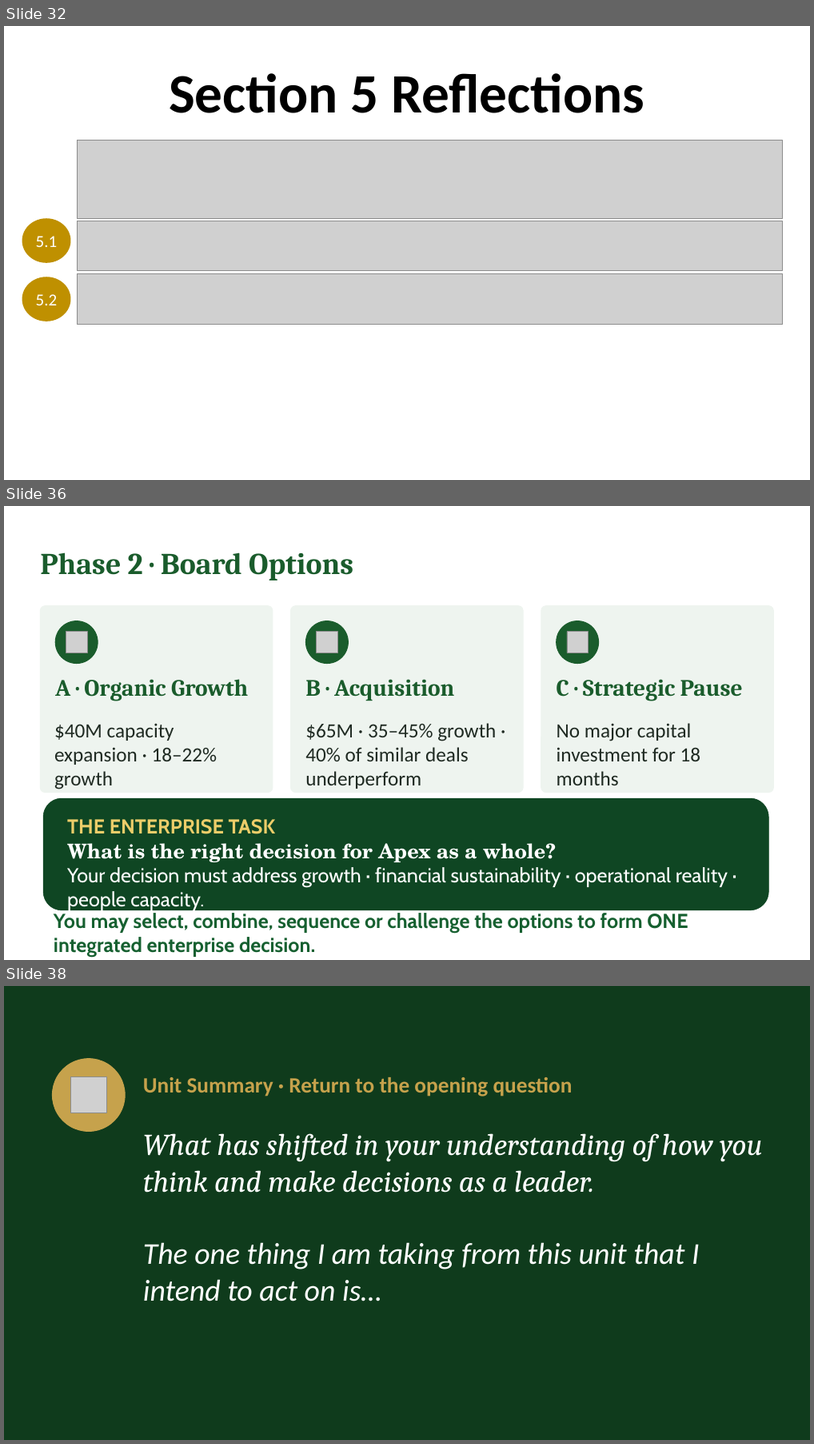
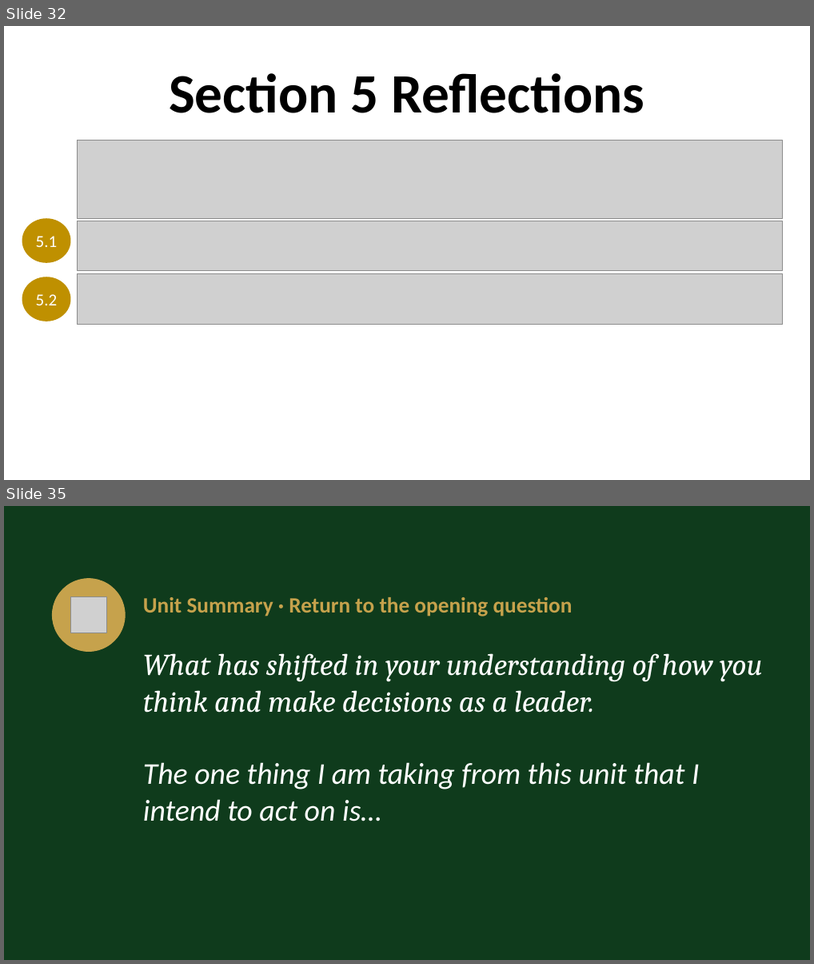
Before and after one commit to IBSL26/ibsl-platform, a slide deck: Unit decks/Unit 01 - Behavioural Strategy Fundamentals.pptx. Shown one above the other, each under a label of ours: slides 32, 36 and 38 before the commit, slides 32 and 35 after it; the slides between them are not shown. The pictures are 814x1444 and 814x964 pixels, drawn with LibreOffice and Linux fonts; fonts in the diff are those of the drawing; grey boxes stand for pictures. Boxes give left, top, right and bottom in pixels: in the first picture for what was removed or moved away, otherwise in the second. Text is boxed around its words. In the diff, an @@ line names an element or a change of style, - is before the commit and + after.

```diff
--- a/Unit decks/Unit 01 - Behavioural Strategy Fundamentals.pptx
+++ b/Unit decks/Unit 01 - Behavioural Strategy Fundamentals.pptx
@@ slide 36 removed at [4, 506, 810, 960], background #FFFFFF @@
@@ text removed at [40, 552, 354, 580] @@
-Phase 2 · Board Options
@@ rounded rectangle removed at [40, 606, 273, 792] @@
@@ ellipse removed at [55, 621, 98, 664] @@
@@ rounded rectangle removed at [290, 606, 523, 792] @@
@@ ellipse removed at [306, 621, 348, 664] @@
@@ rounded rectangle removed at [542, 606, 774, 792] @@
@@ ellipse removed at [557, 621, 599, 664] @@
@@ picture removed at [66, 632, 87, 653] @@
@@ picture removed at [317, 632, 338, 653] @@
@@ picture removed at [567, 632, 588, 653] @@
@@ text removed at [55, 679, 248, 700] @@
-A · Organic Growth
@@ text removed at [306, 679, 454, 700] @@
-B · Acquisition
@@ text removed at [557, 679, 743, 700] @@
-C · Strategic Pause
@@ text removed at [54, 723, 218, 789] @@
-$40M capacity expansion · 18–22% growth
@@ text removed at [306, 723, 496, 788] @@
-$65M · 35–45% growth · 40% of similar deals underperform
@@ text removed at [557, 723, 702, 785] @@
-No major capital investment for 18 months
@@ rounded rectangle removed at [43, 798, 770, 910] @@
@@ text removed at [67, 819, 728, 911] @@
-THE ENTERPRISE TASK
-What is the right decision for Apex as a whole?
-Your decision must address growth · financial sustainability · operational reality · people capacity.
@@ text removed at [54, 912, 688, 957] @@
-You may select, combine, sequence or challenge the options to form ONE integrated enterprise decision.
@@ what was slide 38 is now slide 35 @@
```
Also in this commit, not shown: 2 slides changed, 2 other slides removed, 9 other files.
